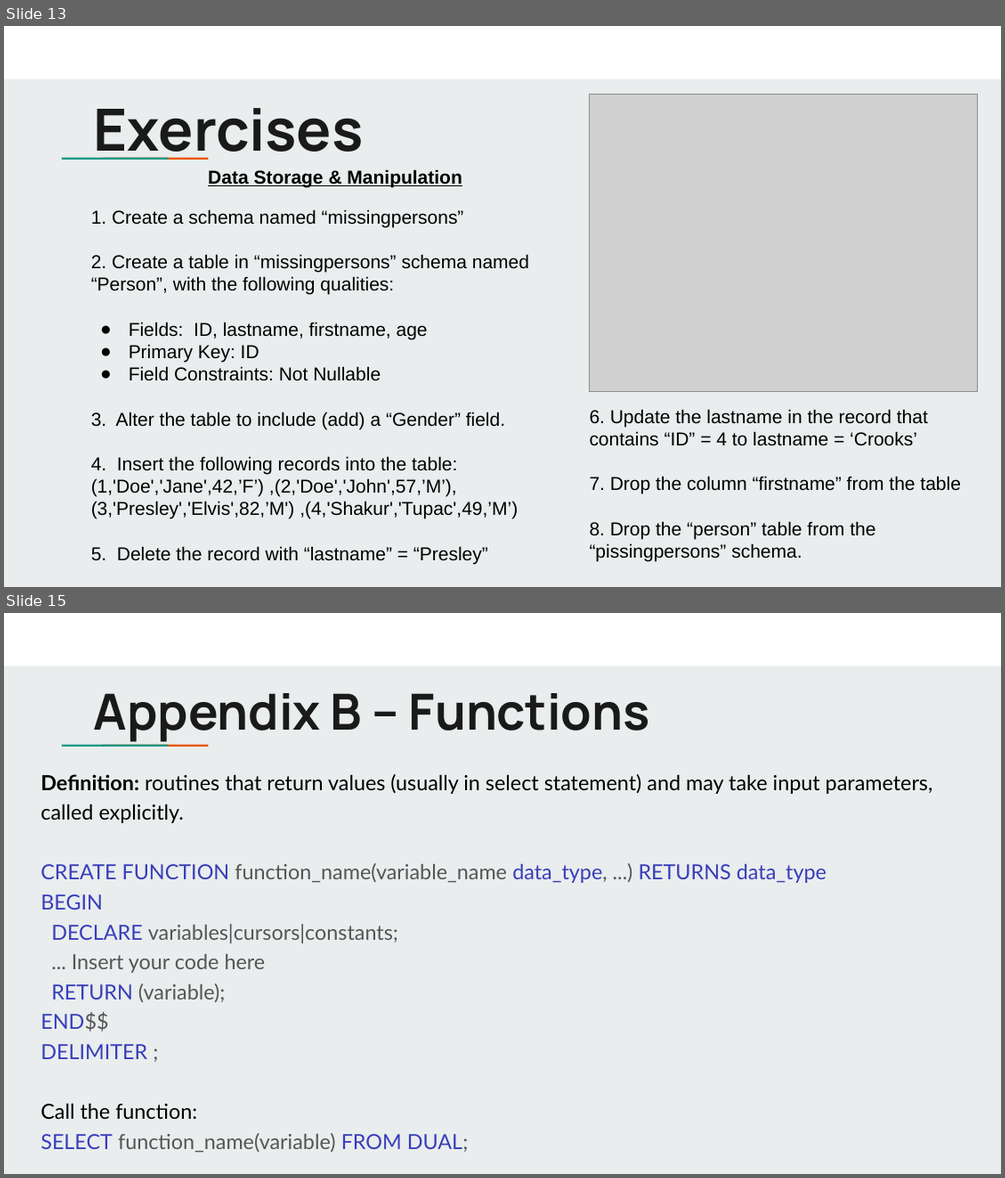
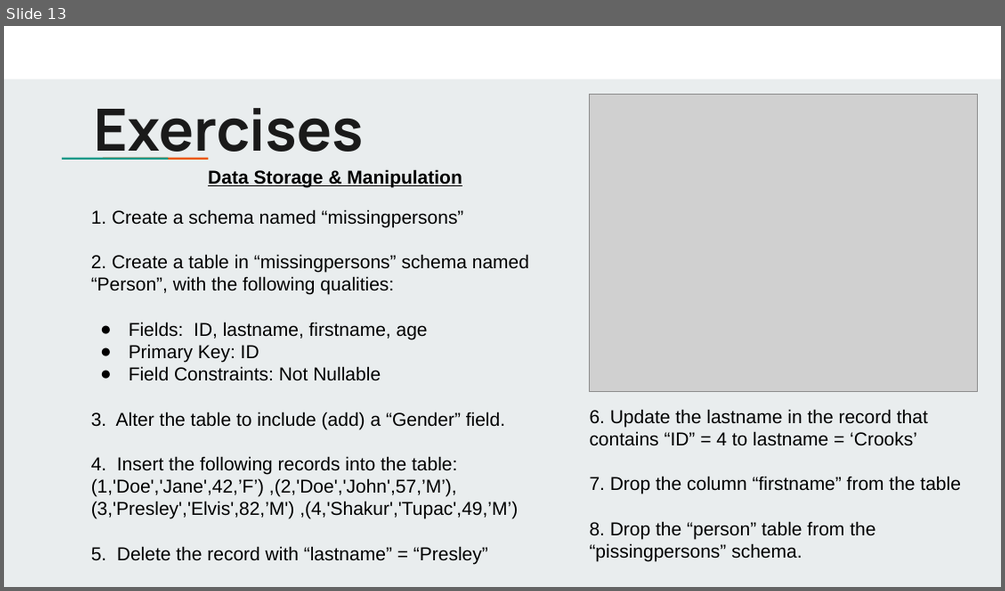
Before and after one commit to jbergmann56/OSDA-DataManipulationAndManagement, a slide deck: Lectures/(3) Extracting & Storing Data.pptx. Shown one above the other, each under a label of ours: slides 13 and 15 before the commit, slide 13 after it; the slides between them are not shown. The pictures are 1005x1178 and 1005x591 pixels, drawn with LibreOffice and Linux fonts; fonts in the diff are those of the drawing; grey boxes stand for pictures. Boxes give left, top, right and bottom in pixels: in the first picture for what was removed or moved away, otherwise in the second. Text is boxed around its words. In the diff, an @@ line names an element or a change of style, - is before the commit and + after.

```diff
--- a/Lectures/(3) Extracting & Storing Data.pptx
+++ b/Lectures/(3) Extracting & Storing Data.pptx
@@ slide 15 removed at (4,613,1001,1174), background #E9EDEE; not listed: 3 template elements that a slide beside it also shows @@
@@ title removed at (94,693,650,742) @@
-Appendix B – Functions
@@ text removed at (40,774,933,1152) @@
-Definition: routines that return values (usually in select statement) and may take input parameters, called explicitly.
-CREATE FUNCTION function_name(variable_name data_type, ...) RETURNS data_type
-BEGIN
-DECLARE variables|cursors|constants;
-... Insert your code here
-RETURN (variable);
-END$$
-DELIMITER ;
-Call the function:
-SELECT function_name(variable) FROM DUAL;
```
Also in this commit, not shown: 1 slide added, 1 other slide removed, 5 other files.
